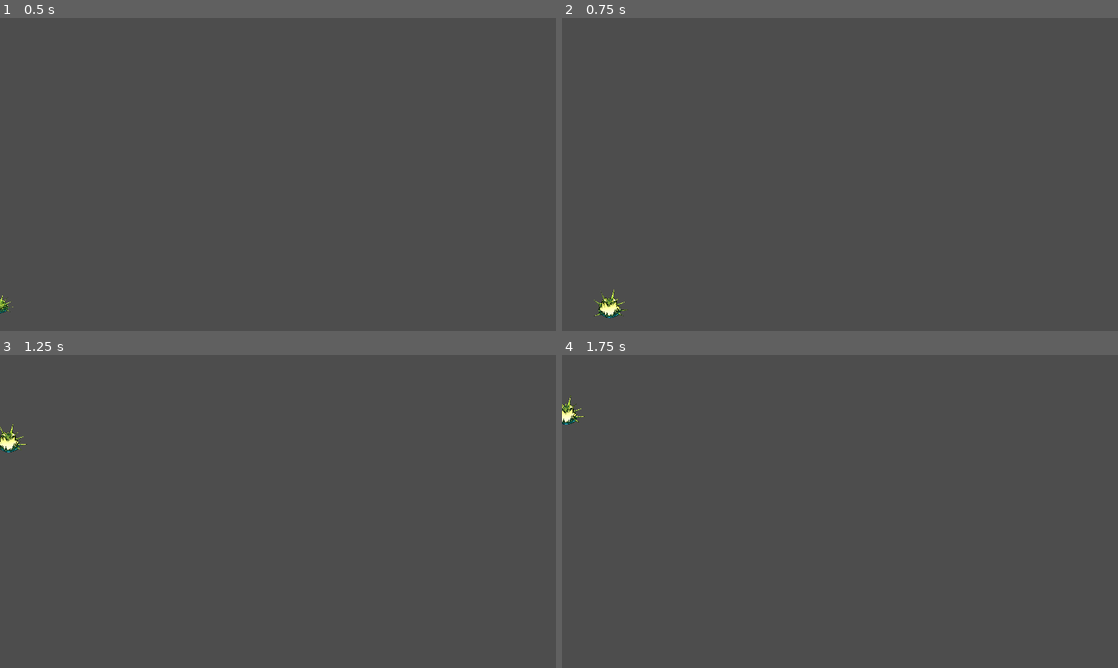
Above: before the commit, frames 1-4 (two rows, left to right).
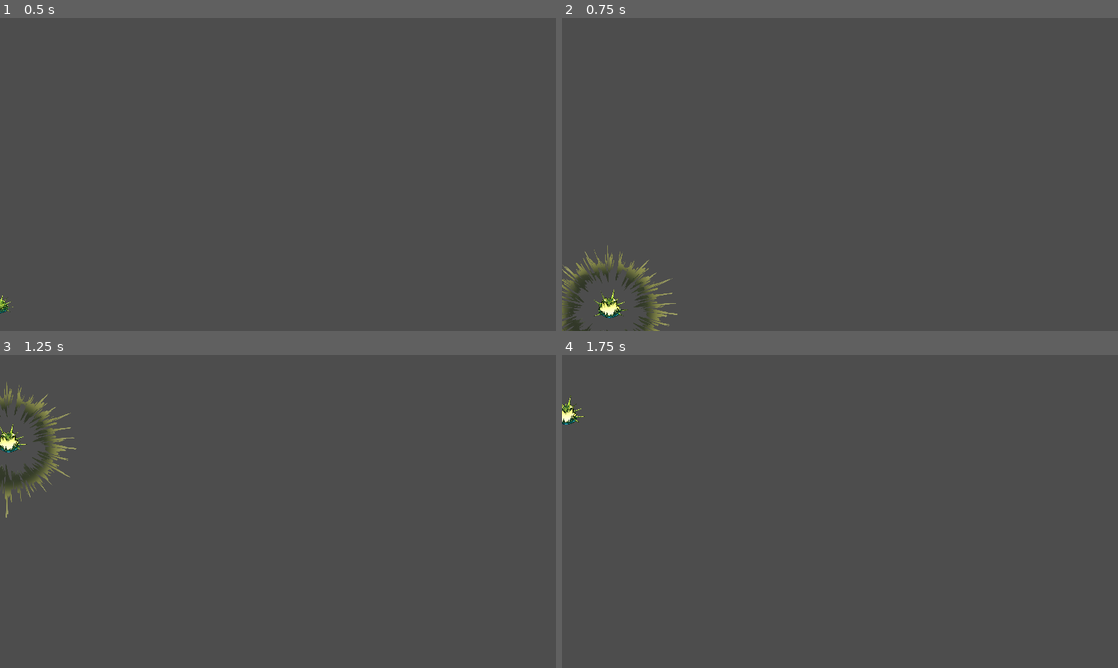
Above: after the commit, the same moments.

Repository: Kunut0/GameJam23_05
Game: Godot game, scene res://Szene/AnxietyShadow.tscn
Two runs of this game, one before a commit and one after it. Both use one fixed random seed, a clock stepped at 60 frames per second and the inputs below. This scene is started directly instead of the project's main scene.
Inputs:
- Up to frame 1 (0.5 s): no input
- Up to frame 2 (0.75 s): tap Enter at 0.5 s; hold Right (ui_right) from 0.53 s (still down); tap Ctrl (ui_ctrl) at 0.6 s
- Up to frame 3 (1.25 s): keep holding Right (ui_right); tap Space (ui_select) at 0.77 s
- Up to frame 4 (1.75 s): keep holding Right (ui_right); tap Ctrl (ui_ctrl) at 1.35 s; tap Space (ui_select) at 1.52 s

Frame 1 is identical in both runs. In frame 2, 1.3% of the frame differs, in the area x 0-21%, y 72-100%; in frame 3, 1.2%; in frame 4, nothing differs.

Commit message:
Push 12:24

Diff:
--- a/gamejamulm/Script/AnxietyShadow.gd
+++ b/gamejamulm/Script/AnxietyShadow.gd
@@ -4,6 +4,7 @@
 @onready var sprite = $AnimatedSprite2D
 @onready var dash_timer = $DashTimer
 @onready var hurt = $Hurtbox
+@onready var scream_sprite: Sprite2D = $Area2D/Sprite2D
 
 signal scream
 
@@ -35,12 +36,6 @@
 		#gets direction imput
 		direction =  Input.get_axis("ui_left", "ui_right")
 
-		#checks direction to flip sprite
-#		if direction < 0:
-#			sprite.flip_h = true
-#		else:
-#			sprite.flip_h = false
-
 		#generates character movement
 		if direction:
 			if dashing:
@@ -68,10 +63,16 @@
 		if Input.is_action_just_pressed("ui_ctrl"):
 			sprite.play("scream")
 			sprite.scale += Vector2(0.05, 0.05)
+			scream_sprite.self_modulate.a = 0.5
+			scream_sprite.show()
 			await get_tree().create_timer(0.7).timeout
+			scream_sprite.self_modulate.a = 1
 			scream.emit()
 			sprite.scale = Vector2(0.138, 0.138)
 			sprite.play("default")
+
+			await get_tree().create_timer(0.125).timeout
+			scream_sprite.hide()
 
 	move_and_slide()
 
--- a/gamejamulm/Szene/AnxietyShadow.tscn
+++ b/gamejamulm/Szene/AnxietyShadow.tscn
@@ -1,10 +1,11 @@
-[gd_scene load_steps=11 format=3 uid="uid://bucvbe5gj7e0l"]
+[gd_scene load_steps=12 format=3 uid="uid://bucvbe5gj7e0l"]
 
 [ext_resource type="Script" path="res://Script/AnxietyShadow.gd" id="1_c86et"]
 [ext_resource type="Texture2D" uid="uid://70kmouvfm5h" path="res://Assets/anxiety/anxiety_move_frame_1.png" id="2_mlvtf"]
 [ext_resource type="Texture2D" uid="uid://bfxcjjor6sc82" path="res://Assets/anxiety/anxiety_move_frame_2.png" id="3_aiulf"]
 [ext_resource type="Texture2D" uid="uid://bu41omkcyrehf" path="res://Assets/anxiety/anxiety_move_frame_3.png" id="4_11pgx"]
 [ext_resource type="Texture2D" uid="uid://crchj8dn4xkg6" path="res://Assets/anxiety/anxiety_scream_frame_1.png" id="5_oehla"]
+[ext_resource type="Texture2D" uid="uid://cdjf7osrooqva" path="res://Assets/anxiety/anxiety_scream_effect.png" id="6_ro8sb"]
 
 [sub_resource type="AtlasTexture" id="AtlasTexture_ygwlx"]
 atlas = ExtResource("2_mlvtf")
@@ -77,9 +78,14 @@
 collision_mask = 2
 
 [node name="CollisionShape2D" type="CollisionShape2D" parent="Area2D"]
-visible = false
 position = Vector2(0, -15)
 shape = SubResource("CircleShape2D_8qwec")
+
+[node name="Sprite2D" type="Sprite2D" parent="Area2D"]
+visible = false
+position = Vector2(10.6667, -8)
+scale = Vector2(0.25, 0.25)
+texture = ExtResource("6_ro8sb")
 
 [node name="CollisionShape2D" type="CollisionShape2D" parent="."]
 position = Vector2(0, -15)
Binary file added: gamejamulm/Assets/anxiety/anxiety_scream_effect.png
Not shown, added: gamejamulm/Assets/anxiety/anxiety_scream_effect.png.import
